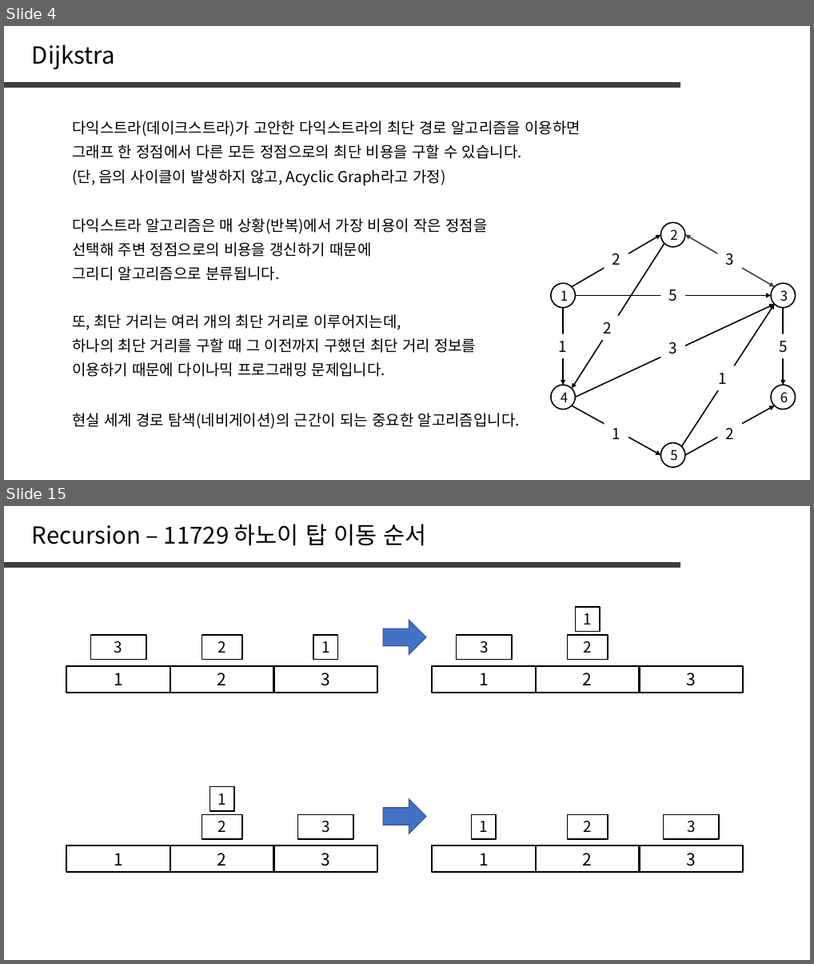
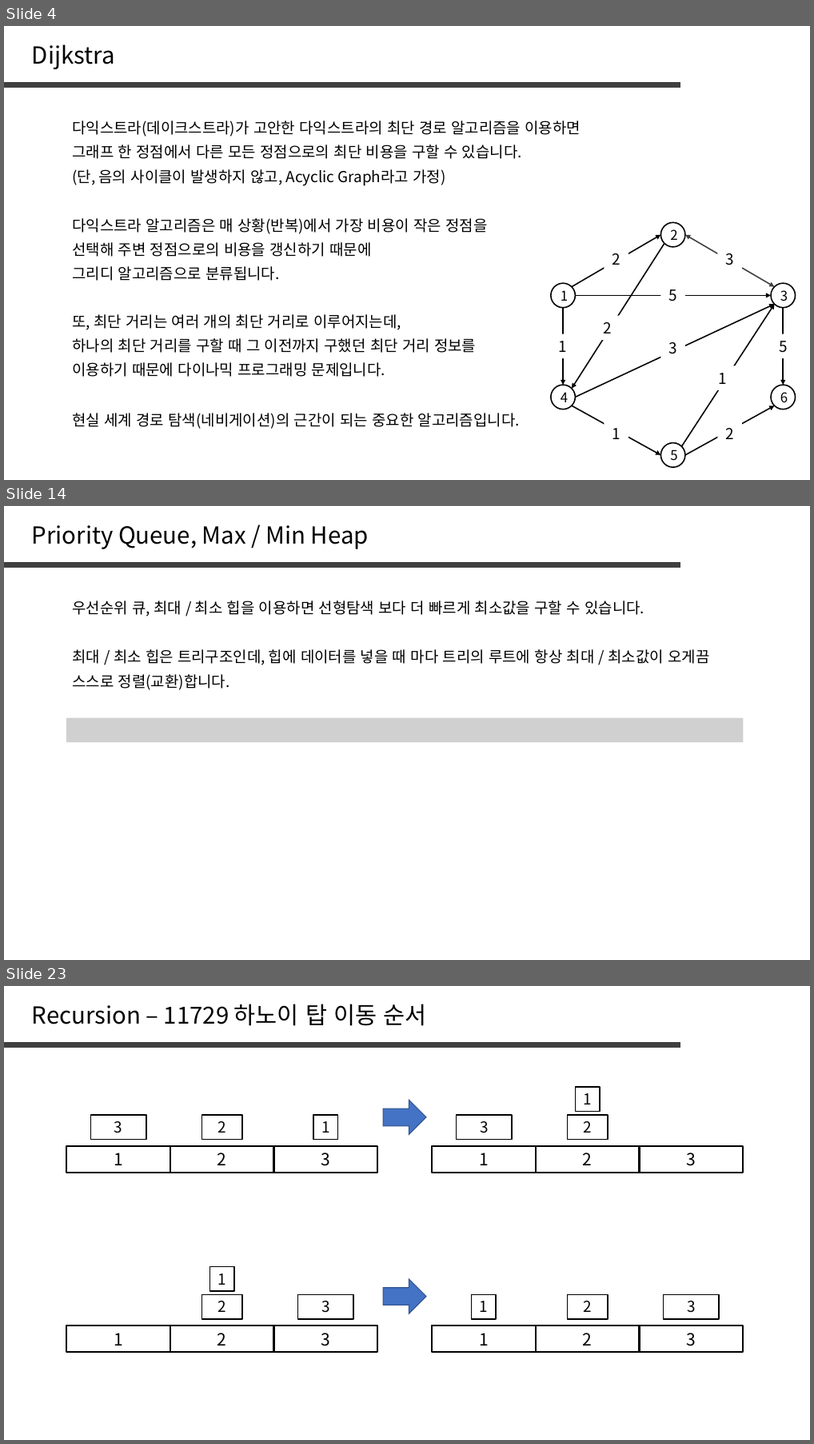
Before and after one commit to jaehoo1/PS-study, a slide deck: study/12_Dijkstra.pptx. Shown one above the other, each under a label of ours: slides 4 and 15 before the commit, slides 4, 14 and 23 after it; the slides between them are not shown. The pictures are 814x964 and 814x1444 pixels, drawn with LibreOffice and Linux fonts; fonts in the diff are those of the drawing; grey boxes stand for pictures. Boxes give left, top, right and bottom in pixels: in the first picture for what was removed or moved away, otherwise in the second. Text is boxed around its words. In the diff, an @@ line names an element or a change of style, - is before the commit and + after.

```diff
--- a/study/12_Dijkstra.pptx
+++ b/study/12_Dijkstra.pptx
@@ slide 14 added at <box>4,506,810,960</box>, background #FFFFFF @@
@@ text added at <box>32,525,369,549</box>, 28 pt, text #000000 @@
+Priority Queue, Max / Min Heap
@@ line added from (4, 564) to (682, 564), #404040 6 pt @@
@@ text added at <box>72,600,645,616</box>, 18 pt, text #000000 @@
+우선순위 큐, 최대 / 최소 힙을 이용하면 선형탐색 보다 더 빠르게 최소값을 구할 수 있습니다.
@@ text added at <box>72,649,710,665</box>, 18 pt, text #000000 @@
+최대 / 최소 힙은 트리구조인데, 힙에 데이터를 넣을 때 마다 트리의 루트에 항상 최대 / 최소값이 오게끔
@@ text added at <box>72,674,230,690</box>, 18 pt, text #000000 @@
+스스로 정렬(교환)합니다.
@@ picture added at <box>66,718,744,742</box> @@
@@ what was slide 15 is now slide 23 @@
```
Also in this commit, not shown: 1 slide changed, 16 other slides added, 9 slides removed.
